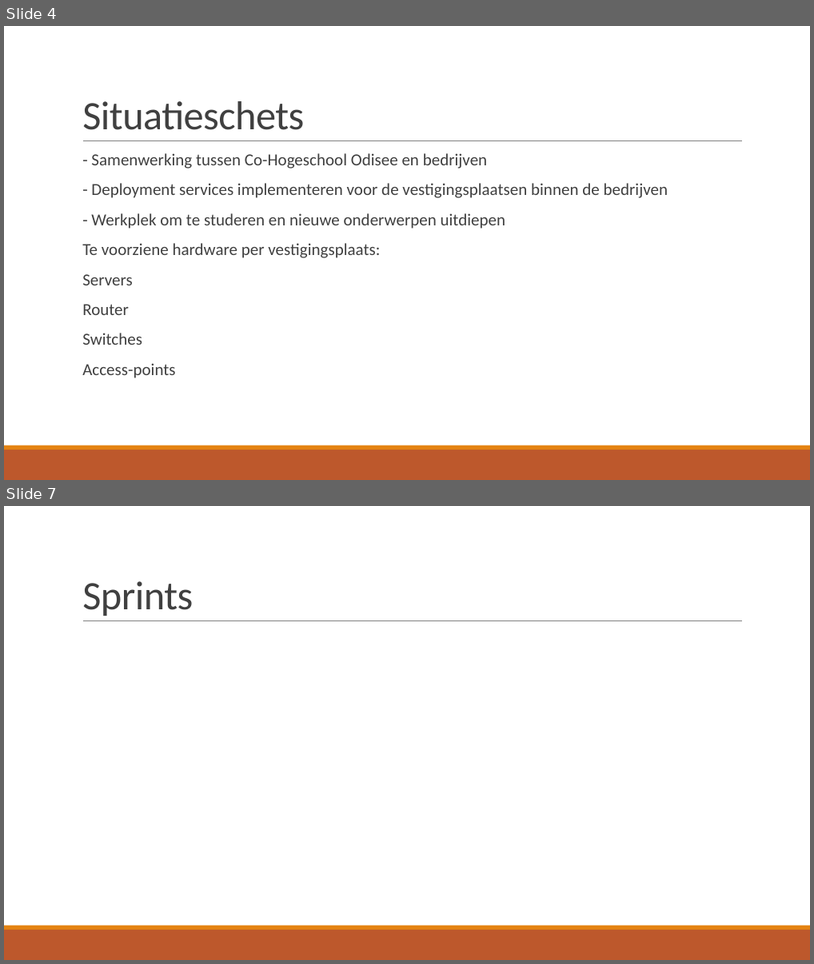
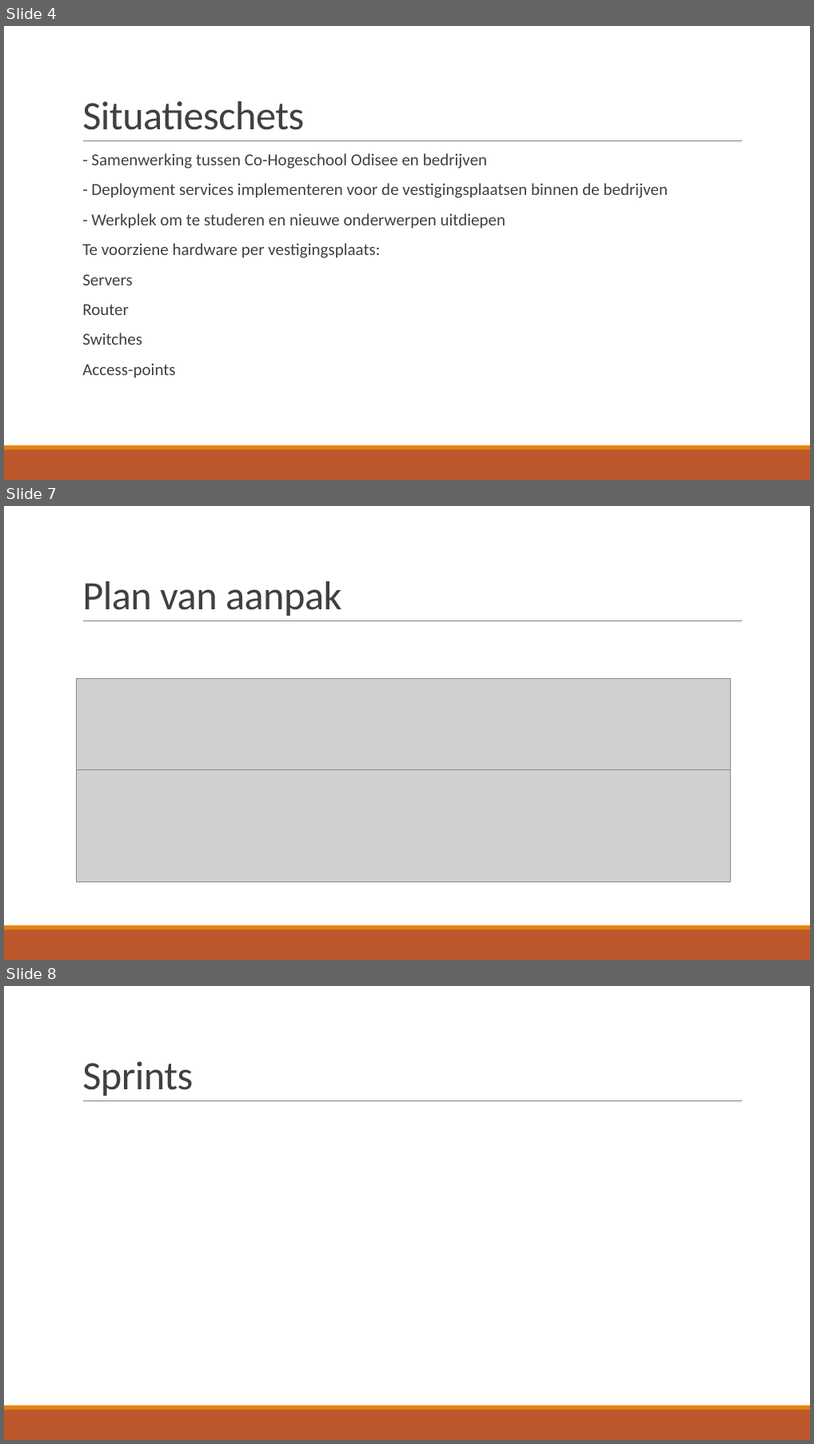
Before and after one commit to JouriTas/Projectwerk-IT-project, a slide deck: Scrum Artifacts/Sprint5/IT-Projectwerk 2022.pptx. Shown one above the other, each under a label of ours: slides 4 and 7 before the commit, slides 4, 7 and 8 after it; the slides between them are not shown. The pictures are 814x964 and 814x1444 pixels, drawn with LibreOffice and Linux fonts; fonts in the diff are those of the drawing; grey boxes stand for pictures. Boxes give left, top, right and bottom in pixels: in the first picture for what was removed or moved away, otherwise in the second. Text is boxed around its words. In the diff, an @@ line names an element or a change of style, - is before the commit and + after.

```diff
--- a/Scrum Artifacts/Sprint5/IT-Projectwerk 2022.pptx
+++ b/Scrum Artifacts/Sprint5/IT-Projectwerk 2022.pptx
@@ slide 7 added at bbox=[4, 506, 810, 960], background #FFFFFF; not listed: 3 template elements that a slide beside it also shows @@
@@ title added at bbox=[82, 581, 342, 616], 48 pt, text #404040 @@
+Plan van aanpak
@@ picture added at bbox=[77, 679, 730, 770] @@
@@ picture added at bbox=[77, 770, 730, 882] @@
@@ what was slide 7 is now slide 8 @@
```
Also in this commit, not shown: 2 slides changed.
